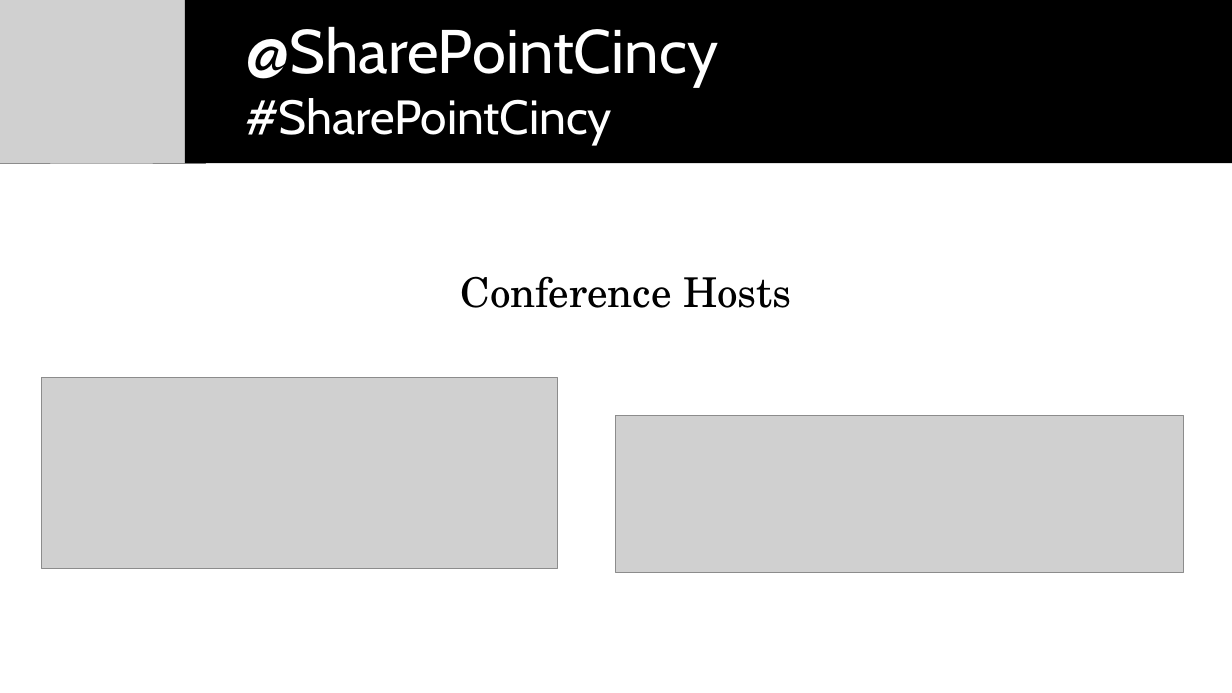
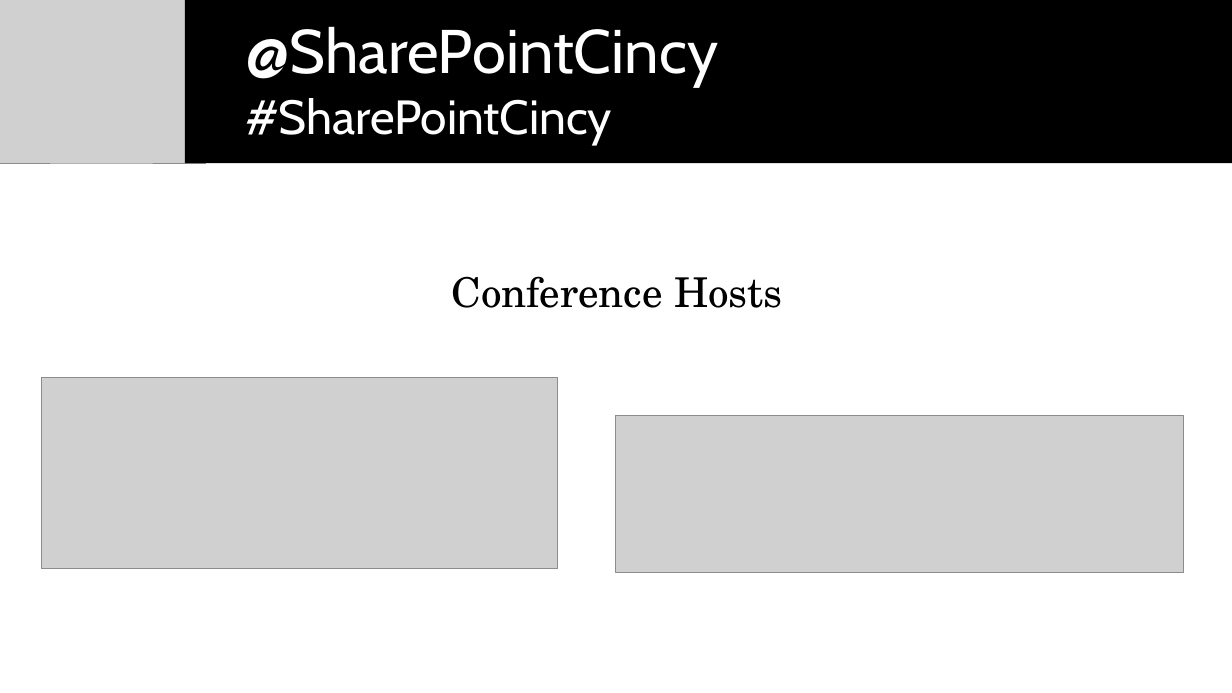
Before and after one commit to spietrek/SharePointCincy2015, a slide deck: slide 2 of Building SPAs in SharePoint Using AngularJS.pptx. Drawn at 1232x693 pixels with LibreOffice and Linux fonts; fonts in the diff are those of the drawing; grey boxes stand for pictures. Boxes give left, top, right and bottom in pixels: in the first picture for what was removed or moved away, otherwise in the second. Text is boxed around its words. In the diff, an @@ line names an element or a change of style, - is before the commit and + after.

```diff
--- a/Building SPAs in SharePoint Using AngularJS.pptx
+++ b/Building SPAs in SharePoint Using AngularJS.pptx
@@ text "Conference Hosts" moved from (x1=461, y1=276, x2=791, y2=308) to (x1=452, y1=276, x2=782, y2=308) @@
```
Also in this commit, not shown: 7 other slides changed.
